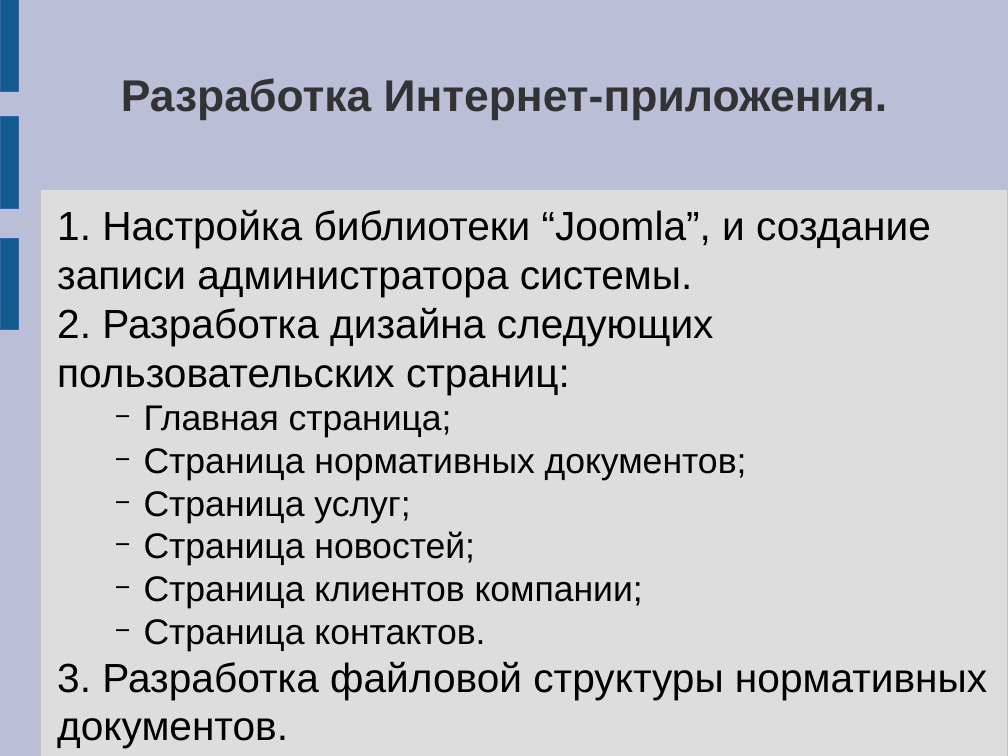
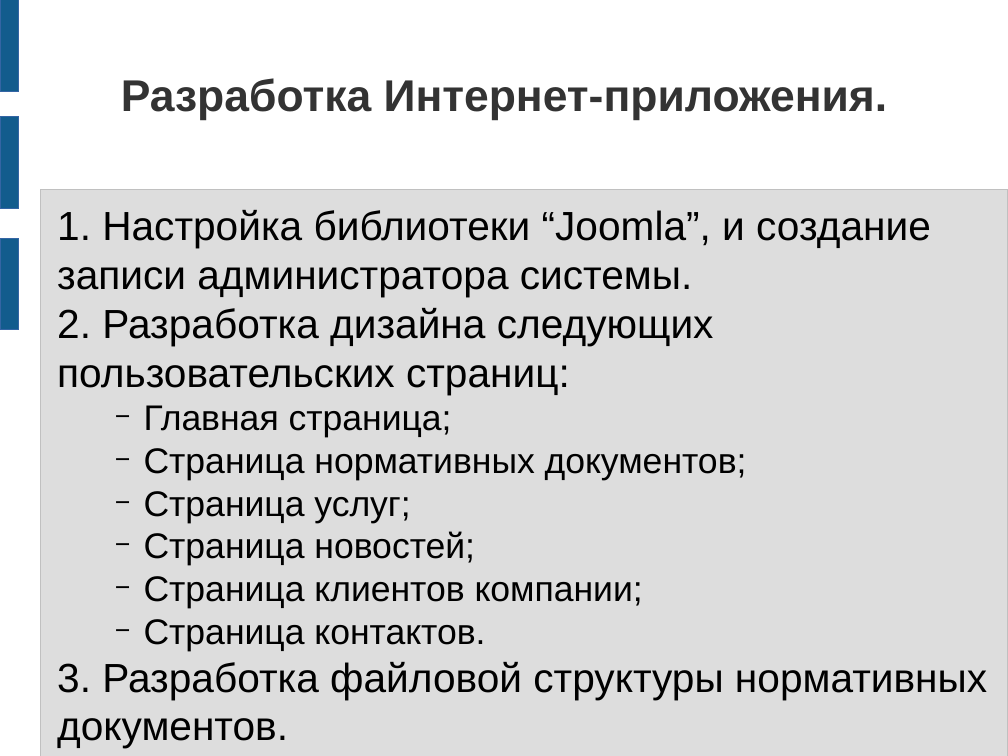
Before and after one commit to sidorovis/restudy, a slide deck: slide 11 of Diploma/SidarauIS_real_src/doc/presentation.odp (slide 5 before the commit). Drawn at 1008x756 pixels with LibreOffice and Linux fonts; fonts in the diff are those of the drawing. Boxes give left, top, right and bottom in pixels: in the first picture for what was removed or moved away, otherwise in the second. Text is boxed around its words. In the diff, an @@ line names an element or a change of style, - is before the commit and + after.

```diff
--- a/Diploma/SidarauIS_real_src/doc/presentation.odp
+++ b/Diploma/SidarauIS_real_src/doc/presentation.odp
@@ background #BABED6 to #FFFFFF @@
```
Also in this commit, not shown: 5 other slides changed, 9 slides added, 7 other files.
